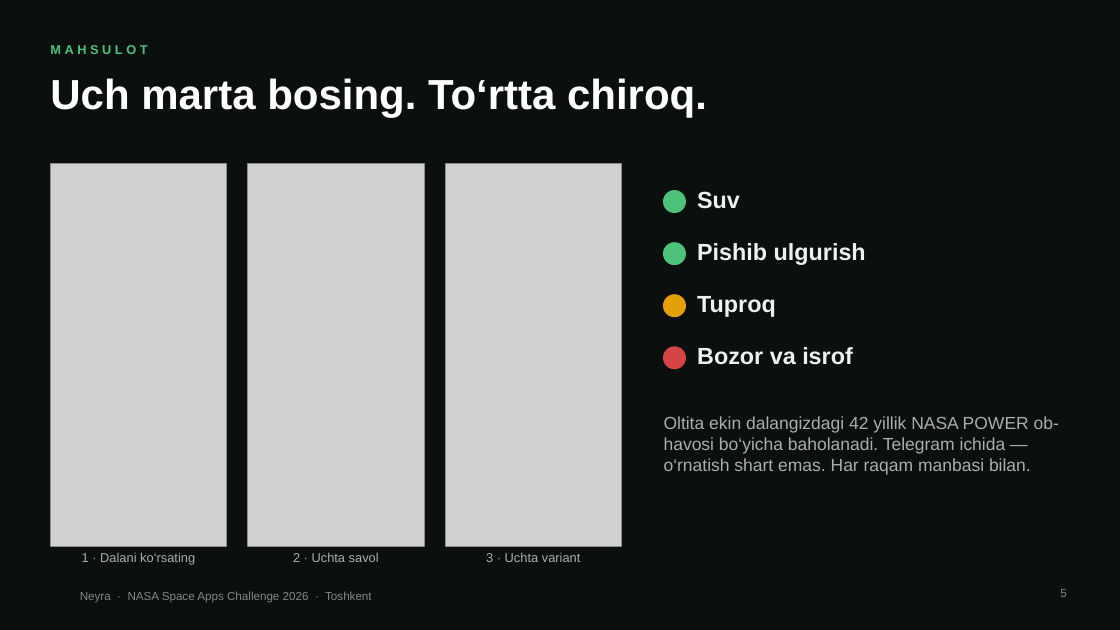
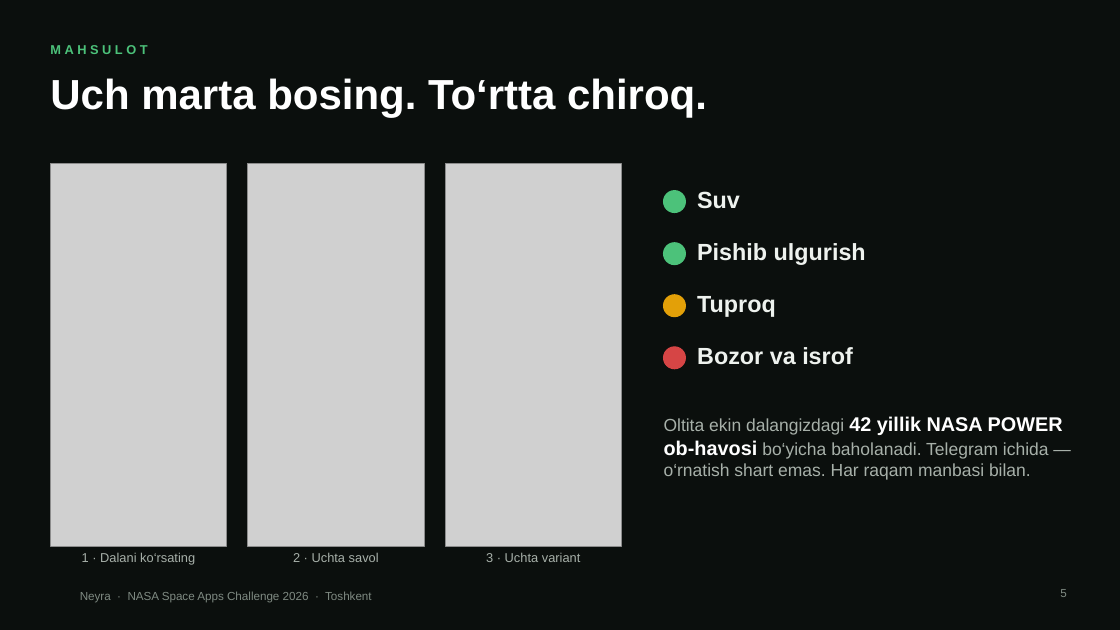
Before and after one commit to davlatshoh-bakhtiyorov/ulugbekcrewnasa, a slide deck: slide 5 of docs/demo/Neyra-pitch-uz.pptx. Drawn at 1120x630 pixels with LibreOffice and Linux fonts; fonts in the diff are those of the drawing; grey boxes stand for pictures; background and template pictures are left out. Boxes give left, top, right and bottom in pixels: in the first picture for what was removed or moved away, otherwise in the second. Text is boxed around its words. In the diff, an @@ line names an element or a change of style, - is before the commit and + after.

```diff
--- a/docs/demo/Neyra-pitch-uz.pptx
+++ b/docs/demo/Neyra-pitch-uz.pptx
@@ text "Oltita ekin dalangizdagi 42 yillik ..." at [664,416,1063,480]: size 15 to 17 pt, text colour #A7B0A9 to #FFFFFF, bold on in "42 yillik NASA POWER ob-havosi" @@
```
Also in this commit, not shown: 12 other files.
